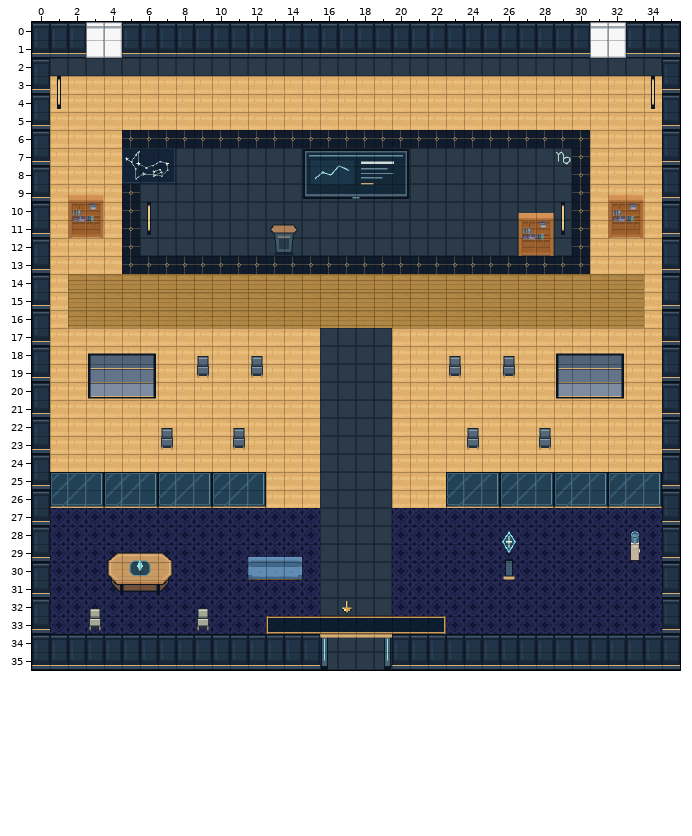
Tiled map (JSON): maps/preview/speaker-capricorn.tmj. Above, as it was before the edit.
Cells are 32x32 px. Shown: x 0..35, y 0..35.
And afterwards:
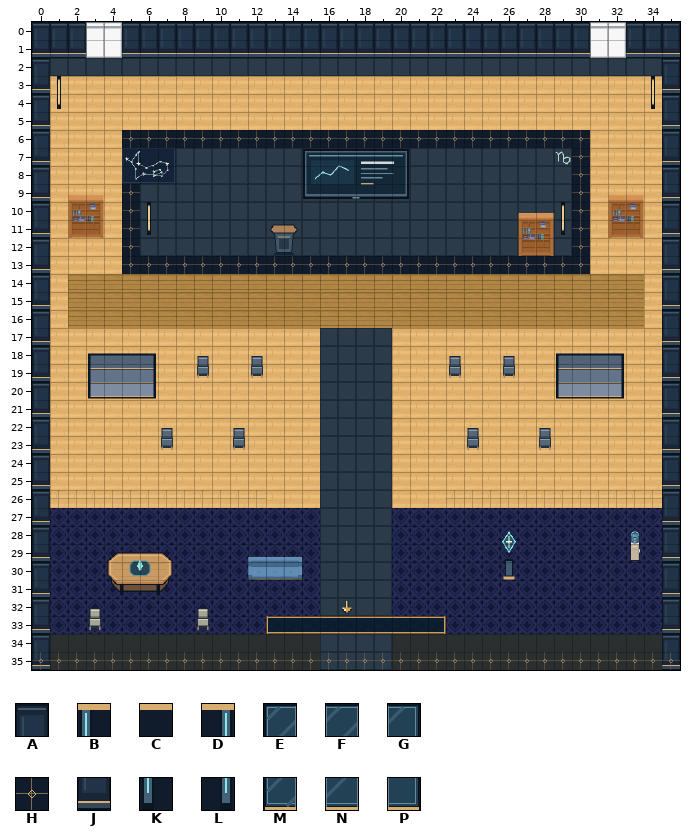
Key: from "art-0": A 0, B 1, C 2, D 4, E 9, F 10, G 11, H 15, J 16, K 17, L 20, M 25, N 26, P 27.
_ is an empty cell.
What changed:
Layer "scenery-belowAvatar-0":
Tile H is added in row 26 at x 1 to 12 and 23 to 34; in row 35 at x 16 to 19.
Layer "scenery-belowAvatar-2":
Tile J is added in row 35 at x 0 and 35.
Layer "scenery-belowAvatar-3":
Tile H is added in row 35 at x 0 to 15 and 20 to 35.
Layer "scenery-aboveAvatar-0" (removed):
The tile that lay hidden is removed in row 35 at x 0 and 35.
Tile B is removed in row 34 at x 16.
Tile C is removed in row 34 at x 17 to 18.
Tile D is removed in row 34 at x 19.
Tile E is removed in row 25 at x 1, 4, 7, 10, 23, 26, 29 and 32.
Tile F is removed in row 25 at x 2, 5, 8, 11, 24, 27, 30 and 33.
Tile G is removed in row 25 at x 3, 6, 9, 12, 25, 28, 31 and 34.
Tile K is removed in row 35 at x 16.
Tile L is removed in row 35 at x 19.
Tile M is removed in row 26 at x 1, 4, 7, 10, 23, 26, 29 and 32.
Tile N is removed in row 26 at x 2, 5, 8, 11, 24, 27, 30 and 33.
Tile P is removed in row 26 at x 3, 6, 9, 12, 25, 28, 31 and 34.
Layer "scenery-aboveAvatar-1" (removed):
Tile A is removed in row 34 at x 1 to 15 and 20 to 34.
Tile J is removed in row 35 at x 0 to 15 and 20 to 35.
Where, in picture pixels (left, top, right, bottom), the same in both pictures:
changed: (50, 472, 266, 508)
changed: (446, 472, 662, 508)
changed: (32, 634, 680, 670)
